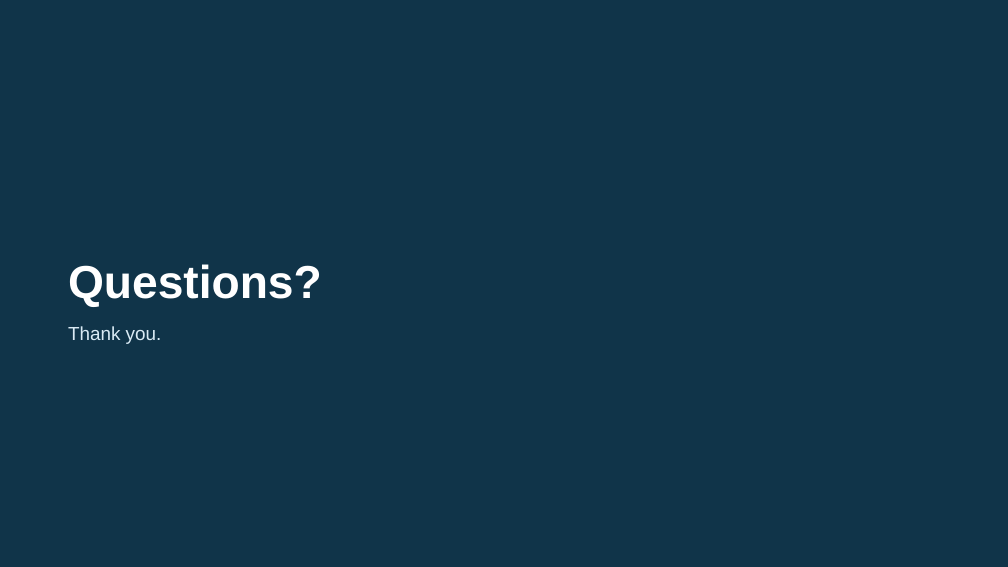
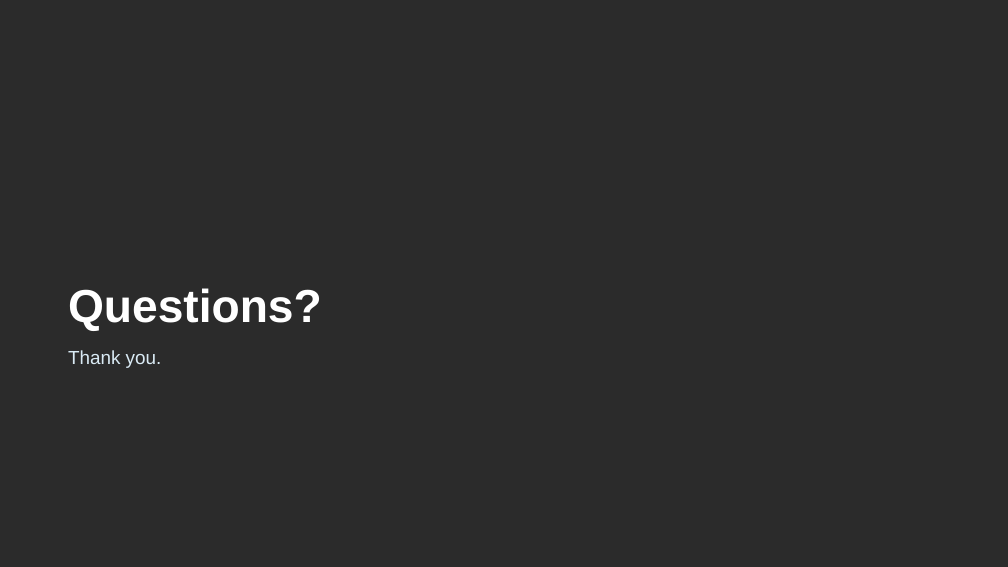
Before and after one commit to David-4529/Capstone, a slide deck: slide 37 of docs/paper/Sensorless_Load_Estimation_Deck_Rev17.pptx. Drawn at 1008x567 pixels with LibreOffice and Linux fonts; fonts in the diff are those of the drawing; background and template pictures are left out; a plain dark background stands for a picture behind light text. Boxes give left, top, right and bottom in pixels: in the first picture for what was removed or moved away, otherwise in the second. Text is boxed around its words. In the diff, an @@ line names an element or a change of style, - is before the commit and + after.

```diff
--- a/docs/paper/Sensorless_Load_Estimation_Deck_Rev17.pptx
+++ b/docs/paper/Sensorless_Load_Estimation_Deck_Rev17.pptx
@@ rectangle removed at box(0, 0, 1008, 567) @@
@@ text "Questions?": place and size @@
-text "Questions?" at box(68, 264, 322, 307)
+text "Questions?" at box(68, 288, 322, 331)
@@ text "Thank you.": place and size @@
-text "Thank you." at box(68, 326, 162, 344)
+text "Thank you." at box(68, 350, 162, 368)
```
Also in this commit, not shown: 36 other slides changed.
